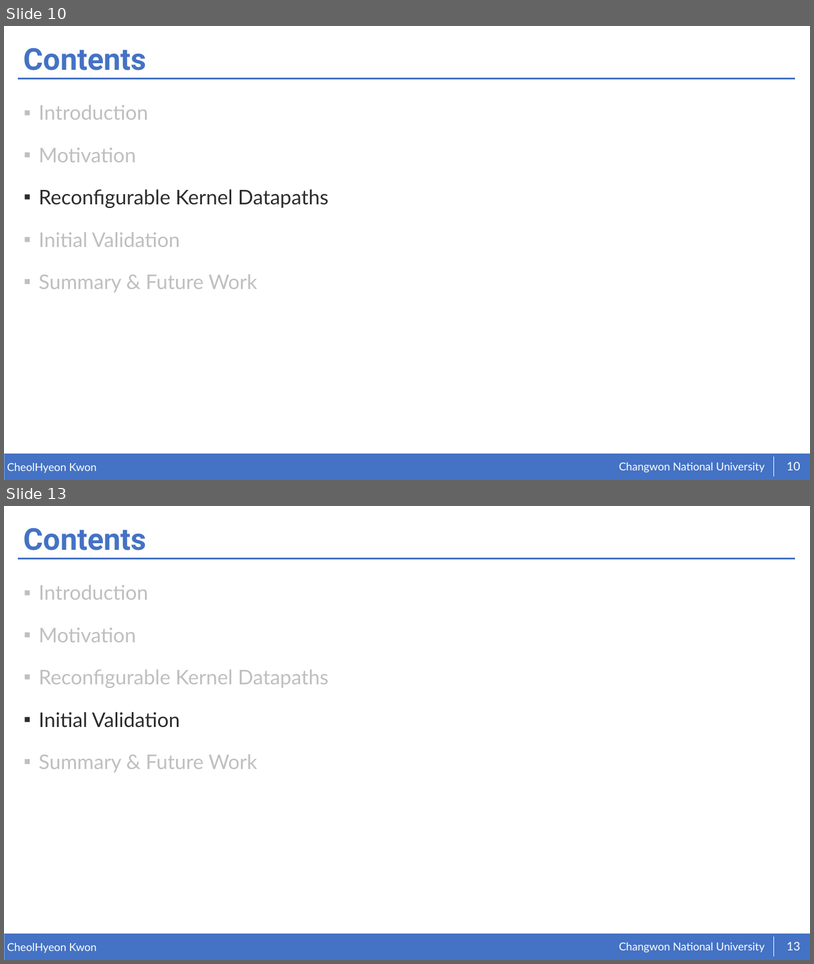
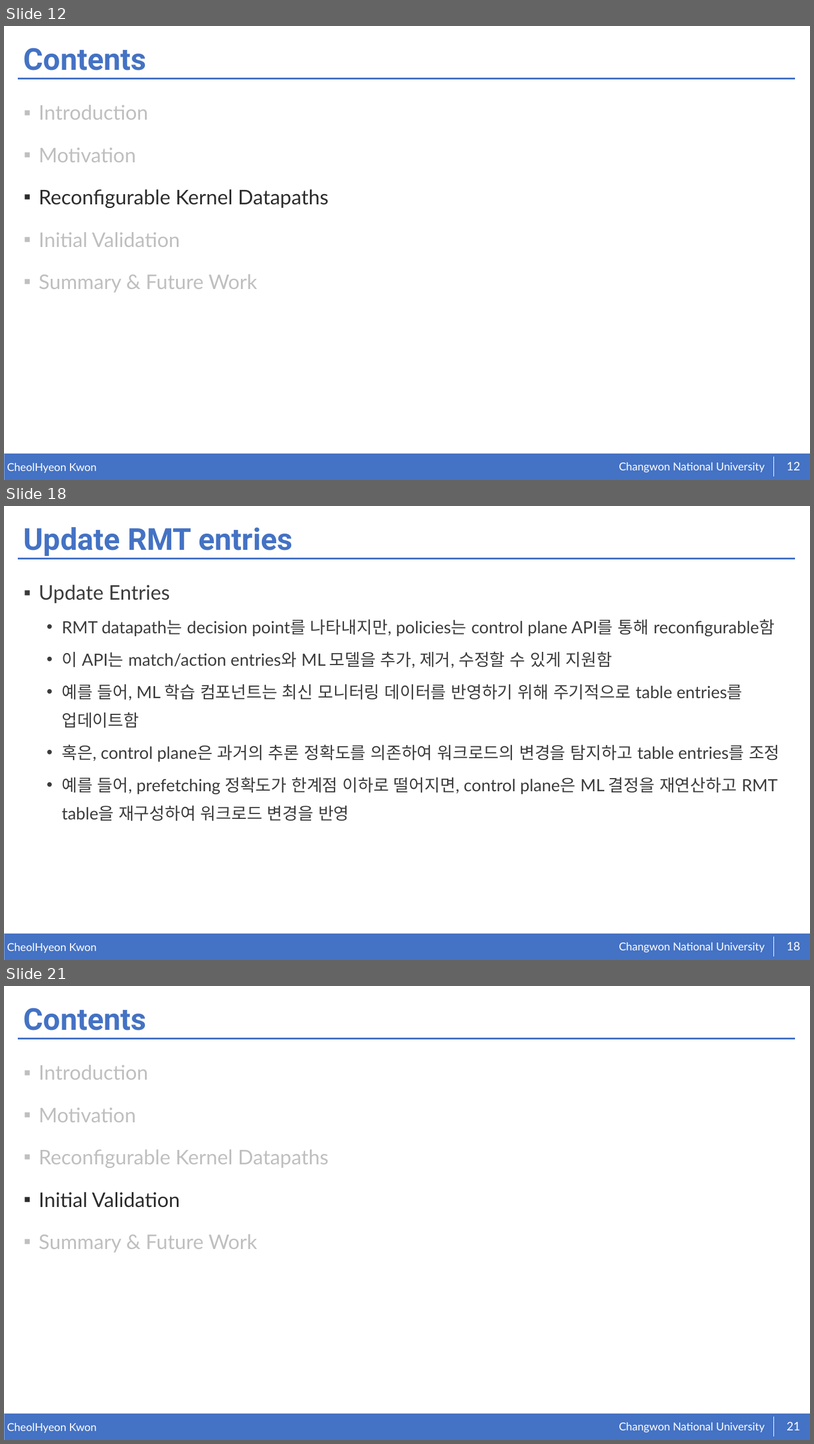
Before and after one commit to kkcchh9999/Studied_in_NOSLab, a slide deck: presentation/Toward Reconfigurable Kernel Datapaths with Learned Optimizations.pptx. Shown one above the other, each under a label of ours: slides 10 and 13 before the commit, slides 12, 18 and 21 after it; the slides between them are not shown. The pictures are 814x964 and 814x1444 pixels, drawn with LibreOffice and Linux fonts; fonts in the diff are those of the drawing. Boxes give left, top, right and bottom in pixels: in the first picture for what was removed or moved away, otherwise in the second. Text is boxed around its words. In the diff, an @@ line names an element or a change of style, - is before the commit and + after.

```diff
--- a/presentation/Toward Reconfigurable Kernel Datapaths with Learned Optimizations.pptx
+++ b/presentation/Toward Reconfigurable Kernel Datapaths with Learned Optimizations.pptx
@@ slide 18 added at [4,506,810,960], background #FFFFFF; not listed: 5 template elements that a slide beside it also shows @@
@@ title added at [24,527,293,556], 36 pt, text #4472C4, bold @@
+Update RMT entries
@@ text added at [39,585,780,821], 20 pt, text #3B3B3B @@
+▪ Update Entries
+  • RMT datapath는 decision point를 나타내지만, policies는 control plane API를 통해 reconfigurable함
+  • 이 API는 match/action entries와 ML 모델을 추가, 제거, 수정할 수 있게 지원함
+  • 예를 들어, ML 학습 컴포넌트는 최신 모니터링 데이터를 반영하기 위해 주기적으로 table entries를 업데이트함
+  • 혹은, control plane은 과거의 추론 정확도를 의존하여 워크로드의 변경을 탐지하고 table entries를 조정
+  • 예를 들어, prefetching 정확도가 한계점 이하로 떨어지면, control plane은 ML 결정을 재연산하고 RMT table을 재구성하여 워크로드 변경을 반영
@@ page number added at [787,942,801,950], 14 pt, text #FFFFFF @@
+18
@@ what was slide 10 is now slide 12 @@
@@ page number at [787,462,801,470]: text changed @@
-10
+12
@@ what was slide 13 is now slide 21 @@
@@ page number at [787,1422,801,1430]: text changed @@
-13
+21
```
Also in this commit, not shown: 10 slides changed, 7 other slides added.
